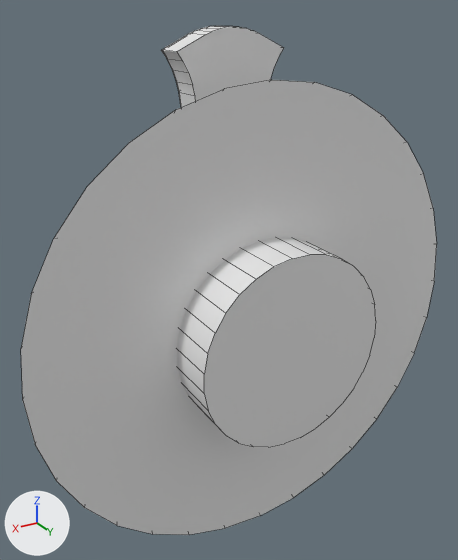
What one commit did to the FBX model assets/knob.fbx.
One viewpoint serves both versions: a camera (50 mm lens) standing at (0.359, -0.422, 0.587) and looking at (0.017, -0.991, 0.303). The lights are fixed; the arrows at lower left show +X, +Y and +Z. Mesh edges are drawn as thin lines. Where no turn or scale is listed for an object, it has been applied to the vertices.
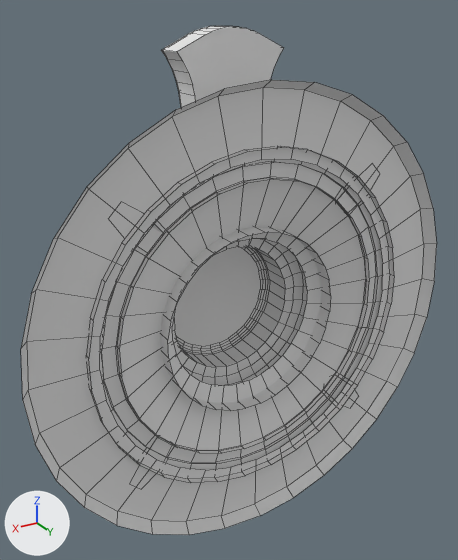
Where the newer file only moved an object's origin or applied its transform, the numbers keep the older frame.

What the commit changed:
Material 'Pan' (mat_pan) is new.
Its base color is (0.8, 0.8, 0.8) (white #e7e7e7).
me_circle_014 is used by ob_circle_005; location (0.0, -0.941, 0.257).
Verts and faces of me_circle_014; kept vertices keep their numbers, new ones are numbered from 816.
Before the commit, vertices of me_circle_014: 128 (0.085, 0.058, 0.067) at pixel (225, 313), 129 (0.052, 0.058, 0.094) at pixel (256, 279), 130 (0.011, 0.058, 0.107) at pixel (292, 258), 131 (-0.032, 0.058, 0.103) at pixel (326, 254), 132 (-0.07, 0.058, 0.082) at pixel (353, 266).
Before the commit, vertices of me_circle_014: 133 (-0.097, 0.058, 0.049) at pixel (370, 289), 134 (-0.11, 0.058, 0.008) at pixel (375, 320), 135 (-0.106, 0.058, -0.035) at pixel (369, 355), 136 (-0.085, 0.058, -0.073) at pixel (353, 388), 137 (-0.052, 0.058, -0.1) at pixel (329, 417).
Before the commit, vertices of me_circle_014: 138 (-0.011, 0.058, -0.113) at pixel (300, 437), 139 (0.032, 0.058, -0.108) at pixel (268, 447), 140 (0.07, 0.058, -0.088) at pixel (238, 443), 141 (0.097, 0.058, -0.055) at pixel (215, 424), 142 (0.11, 0.058, -0.014) at pixel (204, 393).
Before the commit, vertices of me_circle_014: 143 (0.106, 0.058, 0.029) at pixel (207, 353), 144 (0.07, 0.058, 0.082) at pixel (239, 294), 145 (0.032, 0.058, 0.103) at pixel (273, 266), 146 (-0.011, 0.058, 0.107) at pixel (309, 254), 147 (-0.052, 0.058, 0.094) at pixel (341, 258).
Before the commit, vertices of me_circle_014: 148 (-0.085, 0.058, 0.067) at pixel (363, 276), 149 (-0.106, 0.058, 0.029) at pixel (374, 304), 150 (-0.11, 0.058, -0.014) at pixel (374, 337), 151 (-0.097, 0.058, -0.055) at pixel (362, 372), 152 (-0.07, 0.058, -0.088) at pixel (342, 403).
Before the commit, vertices of me_circle_014: 153 (-0.032, 0.058, -0.108) at pixel (315, 428), 154 (0.011, 0.058, -0.113) at pixel (284, 443), 155 (0.052, 0.058, -0.1) at pixel (253, 446), 156 (0.085, 0.058, -0.073) at pixel (226, 435), 157 (0.106, 0.058, -0.035) at pixel (208, 410).
Before the commit, vertices of me_circle_014: 158 (0.11, 0.058, 0.008) at pixel (204, 374), 159 (0.097, 0.058, 0.049) at pixel (215, 333).
me_circle_014 had 816 vertices, 659 faces and spanned x -0.267..0.267, y -0.114..0.058, z -0.267..0.313.
me_circle_014 now has 848 vertices, 687 faces and spans x -0.267..0.267, y -0.114..0.0, z -0.267..0.313.
Part 1, on me_circle_014:
3 faces are deleted.
32 vertices are added at x -0.188..0.188, y -0.014, z -0.188..0.188.
32 new faces join them.
Part 2, on me_circle_014:
Faces deleted: (128, 159, 143, 158, 142, 157, 141, 156, 140, 155, 139, 154, 138, 153, 137, 152, 136, 151, 135, 150, 134, 149, 133, 148, 132, 147, 131, 146, 130, 145, 129, 144).
Vertices 128 to 159 move by (0.0, -0.079, 0.0).
me_circle_014 now uses material mat_pan (white #e7e7e7).

Pixel boxes [x1, y1, x2, y2] of what changed, in the pictures (458 x 560 px):
part 1 of me_circle_014, built on: before [21, 80, 437, 535]; after [27, 88, 424, 521]
part 2 of me_circle_014, cut back: before [177, 238, 376, 447]; after [160, 227, 331, 411]
